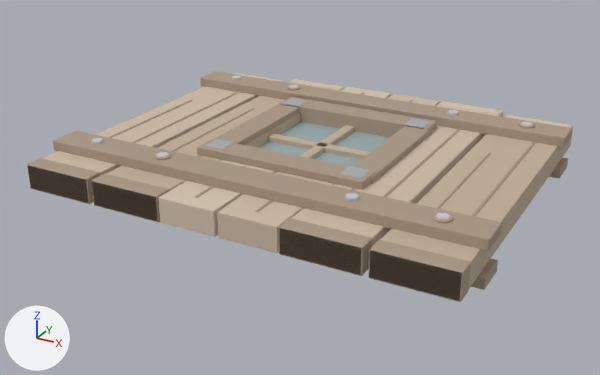
One commit to the FBX model Assets/GeneratedBaseItems/03_Wooden_Window_Wall.fbx: the scene before it, then after it.
One viewpoint serves both versions: a 50 mm camera at (2.38, -3.37, 2.02) aimed at (-0.07, 1.09, -0.21). Every picture has the same lights, and +X, +Y and +Z are marked at lower left. The older version comes first.

In view in the first picture: '03_Wooden_Window_Wall'.
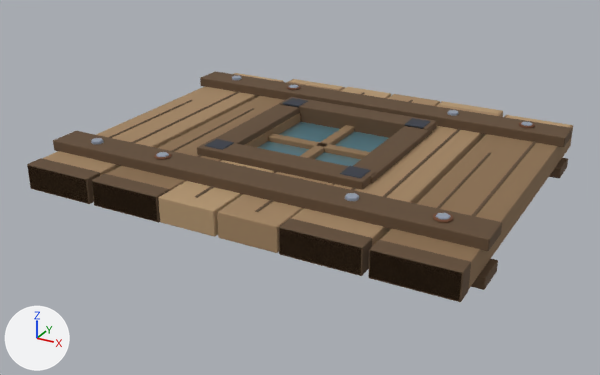
Patch to the scene script:
```diff
--- a/Assets/GeneratedBaseItems/03_Wooden_Window_Wall.fbx.py
+++ b/Assets/GeneratedBaseItems/03_Wooden_Window_Wall.fbx.py
@@ mat_wood___exposed_grain @@
 mat_wood___exposed_grain = principled_material('Wood | exposed grain')
-mat_wood___exposed_grain.base_color = (0.536, 0.432, 0.319)  # beige #c1b099
+mat_wood___exposed_grain.base_color = (0.26, 0.16, 0.08)  # brown #8b6f50
 mat_wood___exposed_grain.roughness = 0.94
@@ mat_wood___cut_end @@
 mat_wood___cut_end = principled_material('Wood | cut end')
-mat_wood___cut_end.base_color = (0.655, 0.545, 0.42)  # beige #d4c3ad
+mat_wood___cut_end.base_color = (0.45, 0.3, 0.16)  # brown #b3956f
 mat_wood___cut_end.roughness = 0.94
@@ mat_wood___charred_and_stained @@
 mat_wood___charred_and_stained = principled_material('Wood | charred and stained')
-mat_wood___charred_and_stained.base_color = (0.407, 0.319, 0.237)  # beige #ab9986
+mat_wood___charred_and_stained.base_color = (0.12, 0.07, 0.035)  # brown #614b35
 mat_wood___charred_and_stained.roughness = 0.94
@@ mat_wood___weathered_cedar @@
 mat_wood___weathered_cedar = principled_material('Wood | weathered cedar')
-mat_wood___weathered_cedar.base_color = (0.611, 0.497, 0.38)  # beige #cdbba6
+mat_wood___weathered_cedar.base_color = (0.36, 0.23, 0.12)  # brown #a28461
 mat_wood___weathered_cedar.roughness = 0.94
@@ mat_iron___dark_forged_steel @@
 mat_iron___dark_forged_steel = principled_material('Iron | dark forged steel')
-mat_iron___dark_forged_steel.base_color = (0.394, 0.407, 0.432)  # grey #a8abb0
+mat_iron___dark_forged_steel.base_color = (0.038, 0.044, 0.062)  # greyish blue #373b46
 mat_iron___dark_forged_steel.roughness = 0.94
@@ mat_glass___dusty_teal @@
 mat_glass___dusty_teal = principled_material('Glass | dusty teal')
-mat_glass___dusty_teal.base_color = (0.444, 0.595, 0.626)  # pale blue #b2cbcf
+mat_glass___dusty_teal.base_color = (0.12, 0.28, 0.34)  # cyan #61909e
 mat_glass___dusty_teal.roughness = 0.94
```

Pixel boxes [x1, y1, x2, y2] of what changed, in the pictures (600 x 375 px):
'03_Wooden_Window_Wall', recoloured: [27, 71, 573, 302] in both
